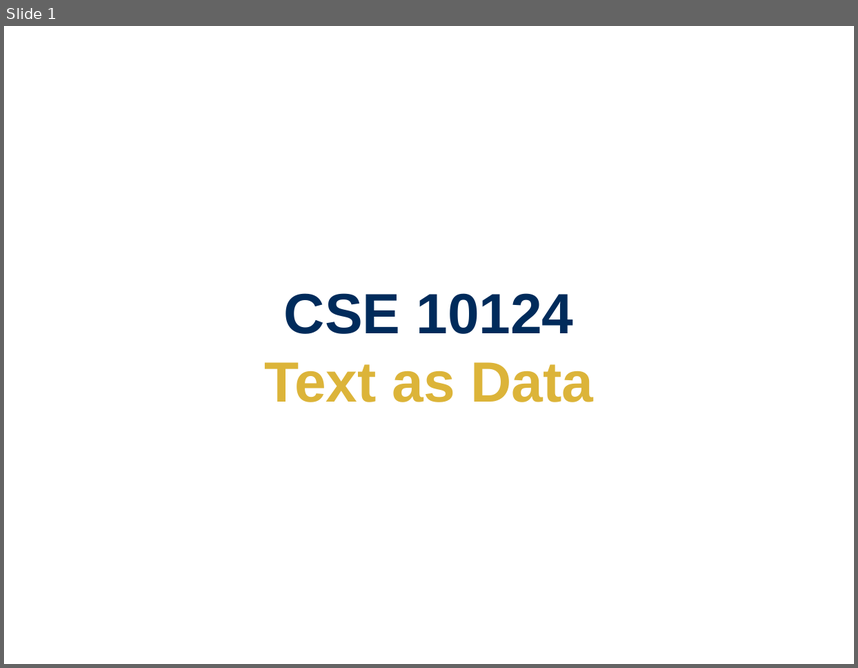
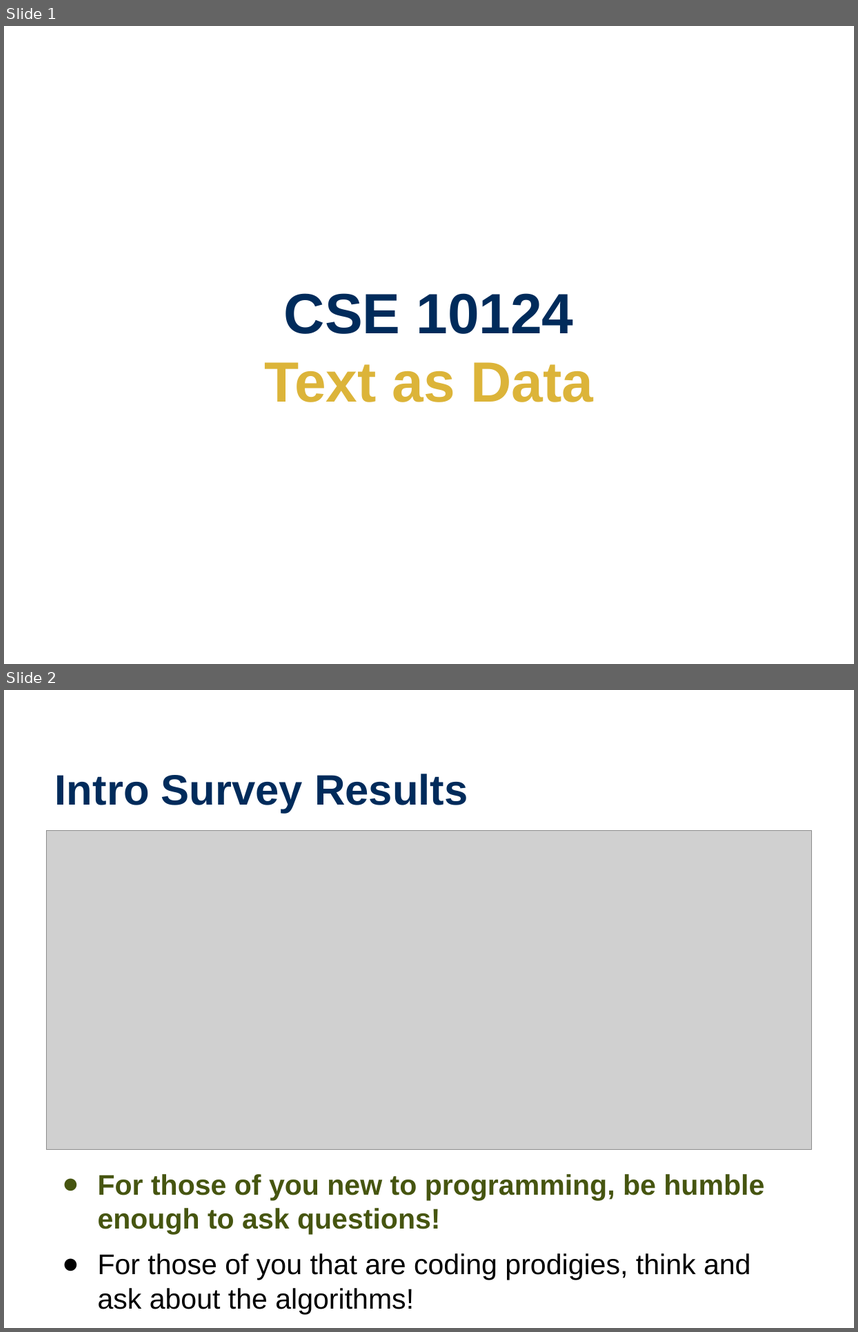
Before and after one commit to wtheisen/nd-cse-10124-lectures, a slide deck: Blank/Lecture_01_ Text_as_Data.pptx. Shown one above the other, each under a label of ours: slide 1 before the commit, slides 1 and 2 after it. The pictures are 858x668 and 858x1332 pixels, drawn with LibreOffice and Linux fonts; fonts in the diff are those of the drawing; grey boxes stand for pictures. Boxes give left, top, right and bottom in pixels: in the first picture for what was removed or moved away, otherwise in the second. Text is boxed around its words. In the diff, an @@ line names an element or a change of style, - is before the commit and + after.

Commit message:
Trying to have auto-slide-image-serving

```diff
--- a/Blank/Lecture_01_ Text_as_Data.pptx
+++ b/Blank/Lecture_01_ Text_as_Data.pptx
@@ slide 2 added at [4, 690, 854, 1328], background #FFFFFF @@
@@ title added at [55, 773, 468, 813], 36 pt, text #002B5B, bold @@
+Intro Survey Results
@@ picture added at [47, 830, 811, 1149] @@
@@ text added at [98, 1174, 764, 1314], 24 pt, text #000000 @@
+● For those of you new to programming, be humble enough to ask questions!
+● For those of you that are coding prodigies, think and ask about the algorithms!
```
Also in this commit, not shown: 4 slides changed, 24 other slides added, 3 slides removed, 3 other files.
